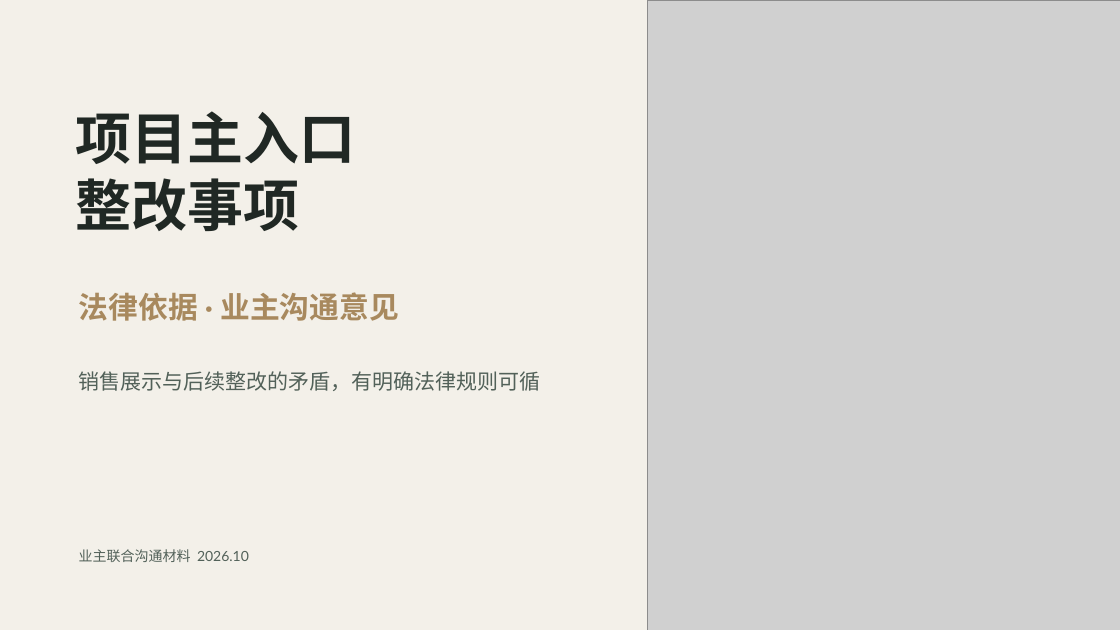
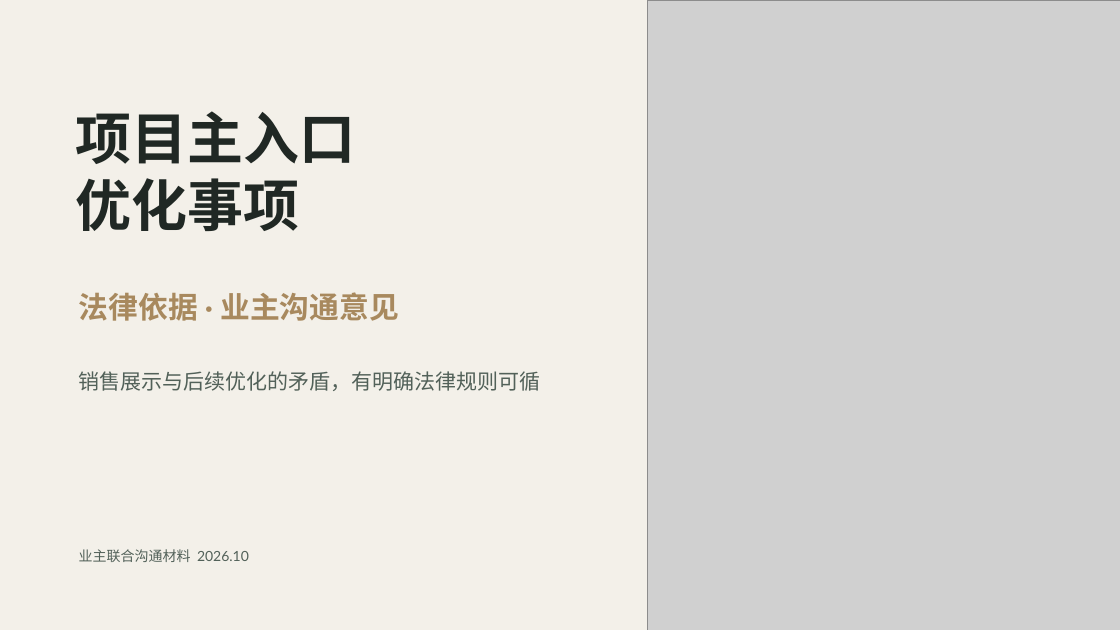
Before and after one commit to jwcesign/entrance-remediation-public-site, a slide deck: slide 1 of files/project-entrance-owner-opinion.pptx. Drawn at 1120x630 pixels with LibreOffice and Linux fonts; fonts in the diff are those of the drawing; grey boxes stand for pictures. Boxes give left, top, right and bottom in pixels: in the first picture for what was removed or moved away, otherwise in the second. Text is boxed around its words. In the diff, an @@ line names an element or a change of style, - is before the commit and + after.

```diff
--- a/files/project-entrance-owner-opinion.pptx
+++ b/files/project-entrance-owner-opinion.pptx
@@ text at (75,178,299,231): text changed @@
-整改事项
+优化事项
@@ text at (79,371,541,391): text changed @@
-销售展示与后续整改的矛盾，有明确法律规则可循
+销售展示与后续优化的矛盾，有明确法律规则可循
```
Also in this commit, not shown: 8 other slides changed, 12 other files.
